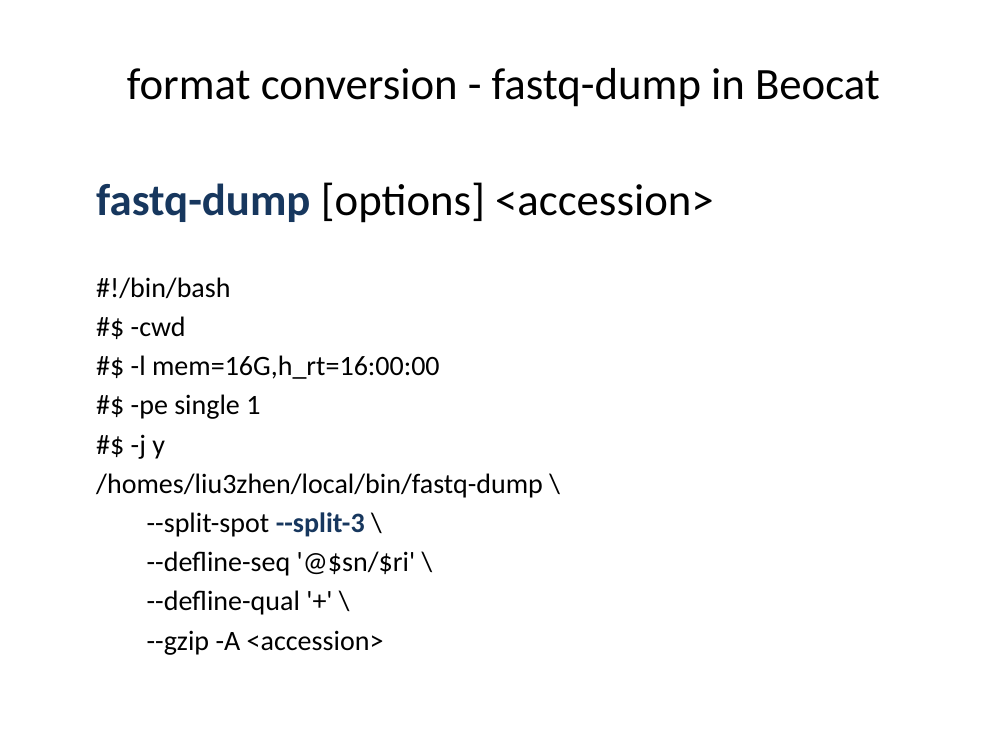
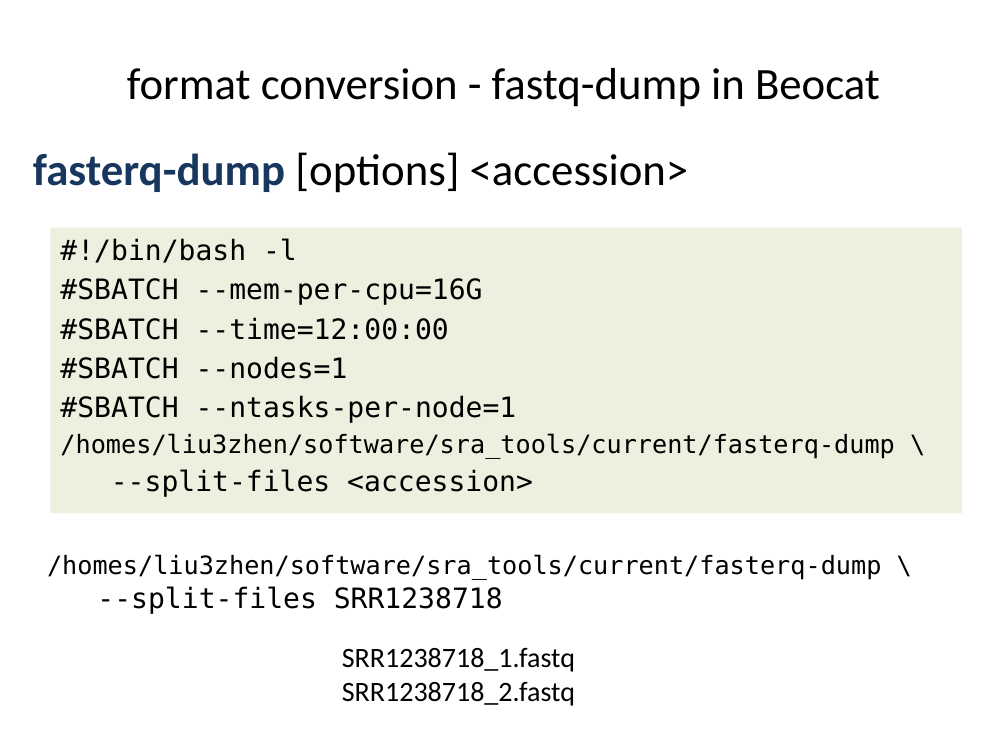
Before and after one commit to liu3zhenlab/teaching, a slide deck: slide 7 of PLPTH813Bioinformatis/2021/inclassProjects/lecture02_in-class-project/RNA-Seq/in-class.project_DE.pptx. Drawn at 1008x756 pixels with LibreOffice and Linux fonts; fonts in the diff are those of the drawing. Boxes give left, top, right and bottom in pixels: in the first picture for what was removed or moved away, otherwise in the second. Text is boxed around its words. In the diff, an @@ line names an element or a change of style, - is before the commit and + after.

```diff
--- a/PLPTH813Bioinformatis/2021/inclassProjects/lecture02_in-class-project/RNA-Seq/in-class.project_DE.pptx
+++ b/PLPTH813Bioinformatis/2021/inclassProjects/lecture02_in-class-project/RNA-Seq/in-class.project_DE.pptx
@@ text added at (33, 152, 689, 193), 32 pt, text #000000 @@
+fasterq-dump [options] <accession>
@@ text "#!/bin/bash -l": place and size @@
-text "#!/bin/bash -l" at (96, 182, 714, 655)
+text "#!/bin/bash -l" at (50, 228, 962, 513)
@@ text "#!/bin/bash -l" at (50, 228, 962, 513): fill none to #EBF1DE @@
@@ text at (60, 238, 894, 497): text changed; font Calibri to DejaVu Sans Mono @@
-fastq-dump [options] <accession>
-#!/bin/bash
-#$ -cwd
-#$ -l mem=16G,h_rt=16:00:00
-#$ -pe single 1
-#$ -j y
-/homes/liu3zhen/local/bin/fastq-dump \
---split-spot --split-3 \
---defline-seq '@$sn/$ri' \
---defline-qual '+' \
---gzip -A <accession>
+#!/bin/bash -l
+#SBATCH --mem-per-cpu=16G
+#SBATCH --time=12:00:00
+#SBATCH --nodes=1
+#SBATCH --ntasks-per-node=1
+/homes/liu3zhen/software/sra_tools/current/fasterq-dump \
+--split-files <accession>
@@ text added at (47, 554, 881, 614), 18 pt, text #000000 @@
+/homes/liu3zhen/software/sra_tools/current/fasterq-dump \
+--split-files SRR1238718
@@ text added at (342, 647, 575, 706), 20 pt, text #000000 @@
+SRR1238718_1.fastq
+SRR1238718_2.fastq
```
Also in this commit, not shown: 14 other slides changed, 4 slides added, 2 slides removed, 19 other files.
